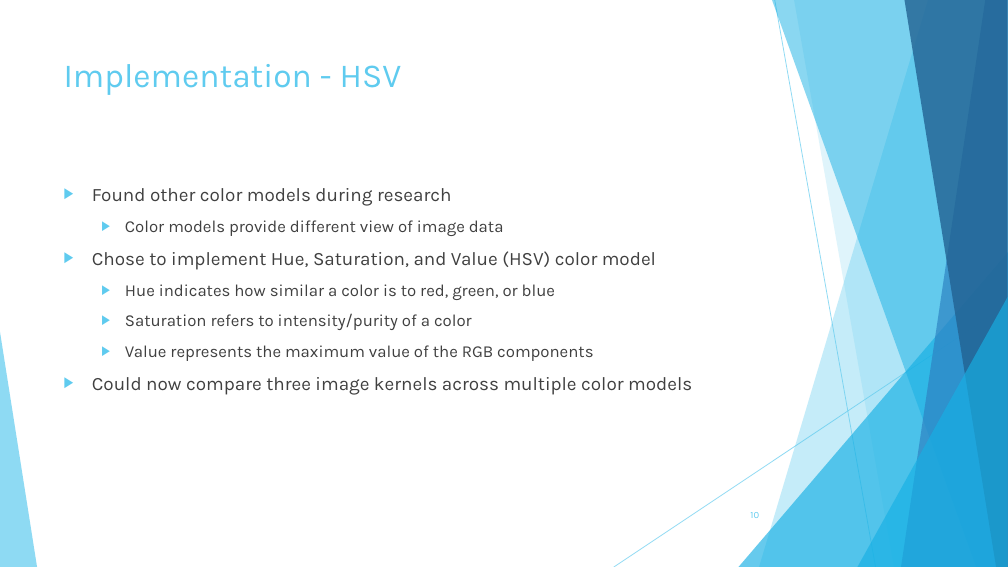
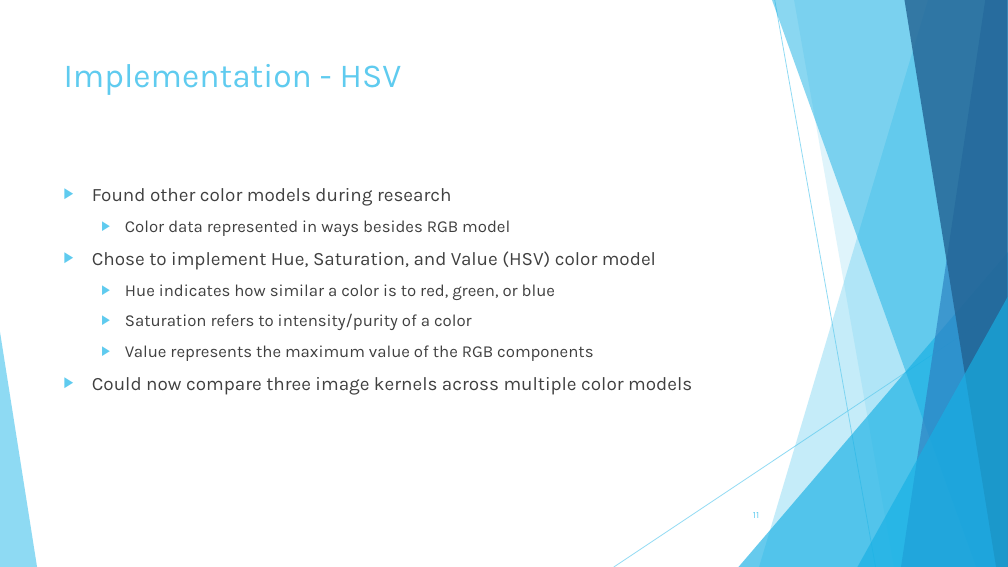
Before and after one commit to miles885/GPU_Course_Project, a slide deck: slide 11 of Course_Project_Edge_Detection_Gapcynski.pptx (slide 10 before the commit). Drawn at 1008x567 pixels with LibreOffice and Linux fonts; fonts in the diff are those of the drawing. Boxes give left, top, right and bottom in pixels: in the first picture for what was removed or moved away, otherwise in the second. Text is boxed around its words. In the diff, an @@ line names an element or a change of style, - is before the commit and + after.

```diff
--- a/Course_Project_Edge_Detection_Gapcynski.pptx
+++ b/Course_Project_Edge_Detection_Gapcynski.pptx
@@ text at <box>125,220,510,236</box>: text changed @@
-  ▶ Color models provide different view of image data
+  ▶ Color data represented in ways besides RGB model
@@ page number at <box>753,512,759,518</box>: text changed @@
-10
+11
```
Also in this commit, not shown: 6 other slides changed, 1 slide added, 1 other file.
